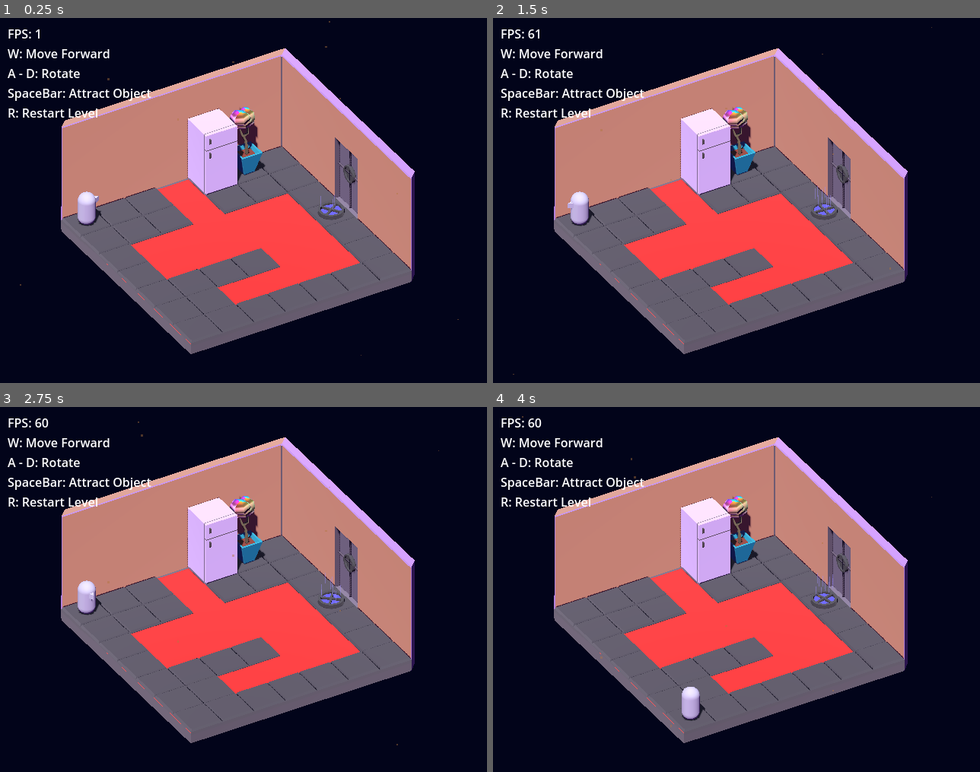
Above: before the commit, frames 1-4 (two rows, left to right).
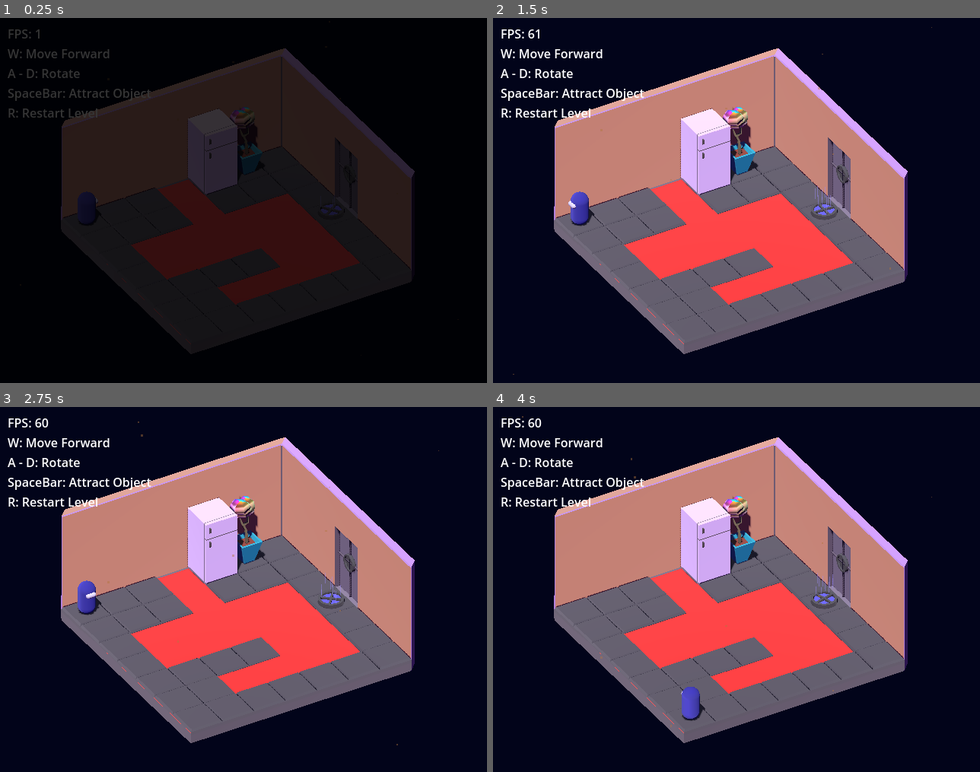
Above: after the commit, the same moments.

Repository: hakro/kosmopod-ld54
Game: Godot game, scene res://levels/level_1.tscn
Same seed, same stepped clock (60 frames per second), same inputs: the game is played once before the commit and once after it. Sound files missing from this copy of the repository are replaced by a short silence.
Inputs:
- Up to frame 1 (0.25 s): no input
- Up to frame 2 (1.5 s): hold Right (turn_right) 0.53-1.28 s; tap Space (pull_object) at 0.6 s; tap S (turn_around) at 0.8, 1.35 s; hold A (turn_left) from 1.28 s (still down)
- Up to frame 3 (2.75 s): tap Space (pull_object) at 1.55, 2.1 s; tap Enter at 2 s; release A (turn_left) at 2.03 s; hold Right (turn_right) from 2.03 s (still down); tap S (turn_around) at 2.3 s
- Up to frame 4 (4 s): tap Space (pull_object) at 2.75, 3.05, 3.6 s; release Right (turn_right) at 2.78 s; hold W (move_forward) 2.78-3.53 s; tap S (turn_around) at 2.85, 3.8 s; hold A (turn_left) from 3.53 s (still down)

The runs differ from the first frame. In frame 1, 44% of the frame differs, in the area x 1-95%, y 0-93%; in frame 2, 0.3%; in frame 3, 0.3%; in frame 4, 0.3%.

Commit message:
Bring in the sound

Diff:
--- a/levels/base_level.gd
+++ b/levels/base_level.gd
@@ -30,5 +30,7 @@
 
 func win_level():
 	player.process_mode = Node.PROCESS_MODE_DISABLED
+	$WinAudio.play()
+	await $WinAudio.finished
 	if next_scene:
 		get_tree().change_scene_to_packed(next_scene)
--- a/levels/base_level.tscn
+++ b/levels/base_level.tscn
@@ -1,9 +1,10 @@
-[gd_scene load_steps=10 format=3 uid="uid://bbsqj8ct5vuuk"]
+[gd_scene load_steps=11 format=3 uid="uid://bbsqj8ct5vuuk"]
 
 [ext_resource type="Script" path="res://levels/base_level.gd" id="1_fg8n8"]
 [ext_resource type="PackedScene" uid="uid://c2pu2dp0hayxv" path="res://player.tscn" id="3_au5ft"]
 [ext_resource type="MeshLibrary" uid="uid://plpor7trddqw" path="res://mesh_lib.tres" id="3_uftpn"]
 [ext_resource type="PackedScene" uid="uid://d1sfpa7anuag8" path="res://win_area.tscn" id="4_llxl5"]
+[ext_resource type="AudioStream" uid="uid://cwcsoh54ugnrq" path="res://assets/audio/win.wav" id="6_c6i72"]
 [ext_resource type="ArrayMesh" uid="uid://cscvseu22df84" path="res://assets/room.res" id="7_no4ic"]
 
 [sub_resource type="ProceduralSkyMaterial" id="ProceduralSkyMaterial_i7ac0"]
@@ -108,10 +109,12 @@
 shape = SubResource("BoxShape3D_6erw3")
 
 [node name="TransitionColorRect" type="ColorRect" parent="."]
-visible = false
 anchors_preset = 15
 anchor_right = 1.0
 anchor_bottom = 1.0
 grow_horizontal = 2
 grow_vertical = 2
 color = Color(0, 0, 0, 1)
+
+[node name="WinAudio" type="AudioStreamPlayer" parent="."]
+stream = ExtResource("6_c6i72")
--- a/levels/level_2.tscn
+++ b/levels/level_2.tscn
@@ -8,7 +8,7 @@
 [node name="Level2" instance=ExtResource("1_7lavd")]
 next_scene = ExtResource("2_w0vpt")
 
-[node name="GridMap" parent="." index="4"]
+[node name="GridMap" parent="." index="5"]
 data = {
 "cells": PackedInt32Array(-65529, 65531, 4, -65536, 65529, 3, -65535, 65529, 3, -65535, 65530, 3, -65536, 65530, 3, -65 …(482 unchanged characters)…
 }
@@ -18,39 +18,60 @@
 [node name="Blocker" parent="LocalBlockers" index="0" instance=ExtResource("2_uge4b")]
 transform = Transform3D(1, 0, 0, 0, 1, 0, 0, 0, 1, 2.5, 0.5, -4.5)
 
-[node name="Blocker6" parent="LocalBlockers" index="1" instance=ExtResource("2_uge4b")]
+[node name="Blocker13" parent="LocalBlockers" index="1" instance=ExtResource("2_uge4b")]
+transform = Transform3D(1, 0, 0, 0, 1, 0, 0, 0, 1, 0.5, 0.5, -3.5)
+
+[node name="Blocker14" parent="LocalBlockers" index="2" instance=ExtResource("2_uge4b")]
+transform = Transform3D(1, 0, 0, 0, 1, 0, 0, 0, 1, 1.5, 0.5, -3.5)
+
+[node name="Blocker6" parent="LocalBlockers" index="3" instance=ExtResource("2_uge4b")]
 transform = Transform3D(1, 0, 0, 0, 1, 0, 0, 0, 1, 2.5, 0.5, -5.5)
 
-[node name="Blocker7" parent="LocalBlockers" index="2" instance=ExtResource("2_uge4b")]
+[node name="Blocker7" parent="LocalBlockers" index="4" instance=ExtResource("2_uge4b")]
 transform = Transform3D(1, 0, 0, 0, 1, 0, 0, 0, 1, 2.5, 0.5, -6.5)
 
-[node name="Blocker8" parent="LocalBlockers" index="3" instance=ExtResource("2_uge4b")]
+[node name="Blocker8" parent="LocalBlockers" index="5" instance=ExtResource("2_uge4b")]
 transform = Transform3D(1, 0, 0, 0, 1, 0, 0, 0, 1, 4.5, 0.5, -6.5)
 
-[node name="Blocker9" parent="LocalBlockers" index="4" instance=ExtResource("2_uge4b")]
+[node name="Blocker9" parent="LocalBlockers" index="6" instance=ExtResource("2_uge4b")]
 transform = Transform3D(1, 0, 0, 0, 1, 0, 0, 0, 1, 4.5, 0.5, -5.5)
 
-[node name="Blocker10" parent="LocalBlockers" index="5" instance=ExtResource("2_uge4b")]
+[node name="Blocker10" parent="LocalBlockers" index="7" instance=ExtResource("2_uge4b")]
 transform = Transform3D(1, 0, 0, 0, 1, 0, 0, 0, 1, 4.5, 0.5, -4.5)
 
-[node name="Blocker11" parent="LocalBlockers" index="6" instance=ExtResource("2_uge4b")]
+[node name="Blocker11" parent="LocalBlockers" index="8" instance=ExtResource("2_uge4b")]
 transform = Transform3D(1, 0, 0, 0, 1, 0, 0, 0, 1, 5.5, 0.5, -4.5)
 
-[node name="Blocker12" parent="LocalBlockers" index="7" instance=ExtResource("2_uge4b")]
+[node name="Blocker12" parent="LocalBlockers" index="9" instance=ExtResource("2_uge4b")]
 transform = Transform3D(1, 0, 0, 0, 1, 0, 0, 0, 1, 6.5, 0.5, -4.5)
 
-[node name="Blocker2" parent="LocalBlockers" index="8" instance=ExtResource("2_uge4b")]
+[node name="Blocker2" parent="LocalBlockers" index="10" instance=ExtResource("2_uge4b")]
 transform = Transform3D(1, 0, 0, 0, 1, 0, 0, 0, 1, 0.5, 0.5, -2.5)
 
-[node name="Blocker3" parent="LocalBlockers" index="9" instance=ExtResource("2_uge4b")]
+[node name="Blocker3" parent="LocalBlockers" index="11" instance=ExtResource("2_uge4b")]
 transform = Transform3D(1, 0, 0, 0, 1, 0, 0, 0, 1, 1.5, 0.5, -2.5)
 
-[node name="Blocker4" parent="LocalBlockers" index="10" instance=ExtResource("2_uge4b")]
+[node name="Blocker4" parent="LocalBlockers" index="12" instance=ExtResource("2_uge4b")]
 transform = Transform3D(1, 0, 0, 0, 1, 0, 0, 0, 1, 2.5, 0.5, -2.5)
 
-[node name="Blocker5" parent="LocalBlockers" index="11" instance=ExtResource("2_uge4b")]
+[node name="Blocker5" parent="LocalBlockers" index="13" instance=ExtResource("2_uge4b")]
 transform = Transform3D(1, 0, 0, 0, 1, 0, 0, 0, 1, 2.5, 0.5, -3.5)
 
 [node name="Object" parent="." index="10" instance=ExtResource("3_k6gfj")]
 transform = Transform3D(-1, 0, -8.74228e-08, 0, 1, 0, 8.74228e-08, 0, -1, 3.5, 0.5, -5.5)
 object_mesh = "Plant"
+
+[node name="Object5" parent="." index="11" instance=ExtResource("3_k6gfj")]
+transform = Transform3D(-4.37114e-08, 0, 1, 0, 1, 0, -1, 0, -4.37114e-08, 6.5, 0.5, -0.5)
+object_mesh = "Plant"
+
+[node name="Object2" parent="." index="12" instance=ExtResource("3_k6gfj")]
+transform = Transform3D(-1, 0, -8.74228e-08, 0, 1, 0, 8.74228e-08, 0, -1, 0.5, 0.5, -6.5)
+object_mesh = "Fridge"
+
+[node name="Object3" parent="." index="13" instance=ExtResource("3_k6gfj")]
+transform = Transform3D(1.31134e-07, 0, -1, 0, 1, 0, 1, 0, 1.31134e-07, 0.5, 0.5, -4.5)
+object_mesh = "Table"
+
+[node name="Object4" parent="." index="14" instance=ExtResource("3_k6gfj")]
+transform = Transform3D(-2.18557e-07, 0, 1, 0, 1, 0, -1, 0, -2.18557e-07, 1.5, 0.5, -4.5)
--- a/object.gd
+++ b/object.gd
@@ -9,6 +9,7 @@
 	get_node(object_mesh).show()
 
 func move_by(offset : Vector3, player_position):
+	$MoveAudio.play()
 	ray.look_at(player_position)
 	ray.force_raycast_update()
 
--- a/object.tscn
+++ b/object.tscn
@@ -6,6 +6,7 @@
 [ext_resource type="ArrayMesh" uid="uid://bkp7iicdmfptp" path="res://assets/computer.res" id="4_v0521"]
 [ext_resource type="ArrayMesh" uid="uid://cm6vrtk00ktj6" path="res://assets/plant.res" id="5_ntrax"]
 [ext_resource type="ArrayMesh" uid="uid://bqrw62fjodfkt" path="res://assets/fridge.res" id="6_53ms8"]
+[ext_resource type="AudioStream" uid="uid://dnqdfpenfgpjt" path="res://assets/audio/bringit.wav" id="7_k7b3o"]
 
 [sub_resource type="BoxShape3D" id="BoxShape3D_qdx0w"]
 
@@ -63,3 +64,6 @@
 [node name="Pointer" type="MeshInstance3D" parent="PlaceHolder"]
 transform = Transform3D(1, 0, 0, 0, -4.37114e-08, 1, 0, -1, -4.37114e-08, 0, 0, -0.515076)
 mesh = SubResource("PrismMesh_0av4i")
+
+[node name="MoveAudio" type="AudioStreamPlayer" parent="."]
+stream = ExtResource("7_k7b3o")
--- a/player.gd
+++ b/player.gd
@@ -2,6 +2,9 @@
 
 var moving : bool = false
 var rotating : bool = false
+var rng = RandomNumberGenerator.new()
+
+@onready var move_audio : AudioStreamPlayer = $MoveAudio
 # Raycast to check if player can move
 @onready var move_raycast : RayCast3D = $MoveRayCast3D
 # Raycast to get the object in front of the player
@@ -34,6 +37,9 @@
 func move(dir: Vector3):
 	if not moving and not rotating and not move_raycast.is_colliding():
 		moving = true
+		if !move_audio.playing:
+			move_audio.pitch_scale = rng.randf_range(0.95, 1.20)
+			move_audio.play()
 		var move_tween : Tween = create_tween()
 		move_tween.tween_property(self, "position", dir.rotated(Vector3.UP, rotation.y), 0.12).as_relative().set_trans(Tween.TRANS_CUBIC)
 		await move_tween.finished
@@ -44,6 +50,7 @@
 
 func turn(angle : float):
 	if not moving and not rotating:
+		$TurnAudio.play()
 		rotating = true
 		var rot_tween : Tween = create_tween()
 		rot_tween.tween_property(self, "rotation:y", rotation.y + angle, 0.07).set_trans(Tween.TRANS_CUBIC)
--- a/player.tscn
+++ b/player.tscn
@@ -1,10 +1,16 @@
-[gd_scene load_steps=5 format=3 uid="uid://c2pu2dp0hayxv"]
+[gd_scene load_steps=8 format=3 uid="uid://c2pu2dp0hayxv"]
 
 [ext_resource type="Script" path="res://player.gd" id="1_dihsu"]
+[ext_resource type="AudioStream" uid="uid://b7llvh02xffqv" path="res://assets/audio/move.wav" id="2_yj3v8"]
+[ext_resource type="AudioStream" uid="uid://bajxpio0gknu1" path="res://assets/audio/turn.wav" id="3_8aw0h"]
+
+[sub_resource type="StandardMaterial3D" id="StandardMaterial3D_uh0ok"]
+albedo_color = Color(0.0784314, 0, 0.384314, 1)
 
 [sub_resource type="CapsuleMesh" id="CapsuleMesh_7u4i1"]
+material = SubResource("StandardMaterial3D_uh0ok")
 
-[sub_resource type="PrismMesh" id="PrismMesh_616yc"]
+[sub_resource type="CapsuleMesh" id="CapsuleMesh_qkxqp"]
 
 [sub_resource type="BoxShape3D" id="BoxShape3D_csmxw"]
 
@@ -37,8 +43,8 @@
 debug_shape_thickness = 5
 
 [node name="NoseMesh" type="MeshInstance3D" parent="."]
-transform = Transform3D(0.3, 0, 0, 0, -1.31134e-08, 0.3, 0, -0.3, -1.31134e-08, 0, 0.405, -0.605)
-mesh = SubResource("PrismMesh_616yc")
+transform = Transform3D(-1.31134e-08, 0.3, 1.31134e-08, 0, -1.31134e-08, 0.3, 0.3, 1.31134e-08, 5.73205e-16, 0, 0.405, -0.468394)
+mesh = SubResource("CapsuleMesh_qkxqp")
 
 [node name="Area3D" type="Area3D" parent="." groups=["player"]]
 transform = Transform3D(2, 0, 0, 0, 2, 0, 0, 0, 2, 0, 0, 0)
@@ -46,3 +52,10 @@
 
 [node name="CollisionShape3D" type="CollisionShape3D" parent="Area3D"]
 shape = SubResource("BoxShape3D_csmxw")
+
+[node name="MoveAudio" type="AudioStreamPlayer" parent="."]
+stream = ExtResource("2_yj3v8")
+volume_db = -10.0
+
+[node name="TurnAudio" type="AudioStreamPlayer" parent="."]
+stream = ExtResource("3_8aw0h")
Not shown, added: assets/audio/bringit.wav.import
Not shown, added: assets/audio/move.wav.import
Not shown, added: assets/audio/turn.wav.import
Not shown, added: assets/audio/win.wav.import
Not shown: 7 places in mesh_lib.tres that only renumber resources
Not shown: 1 places in object.tscn that only renumber resources
Not shown, added: assets/audio/bringit.wav
Not shown, added: assets/audio/move.wav
Not shown, added: assets/audio/turn.wav
Not shown, added: assets/audio/win.wav
